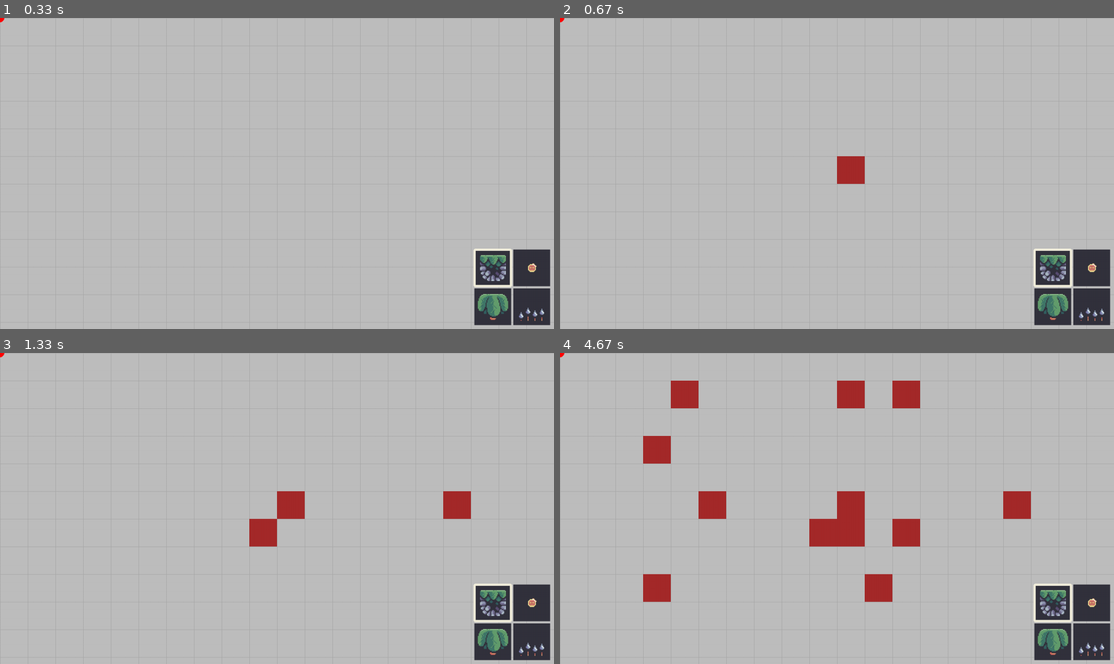
Above: before the commit, frames 1-4 (two rows, left to right).
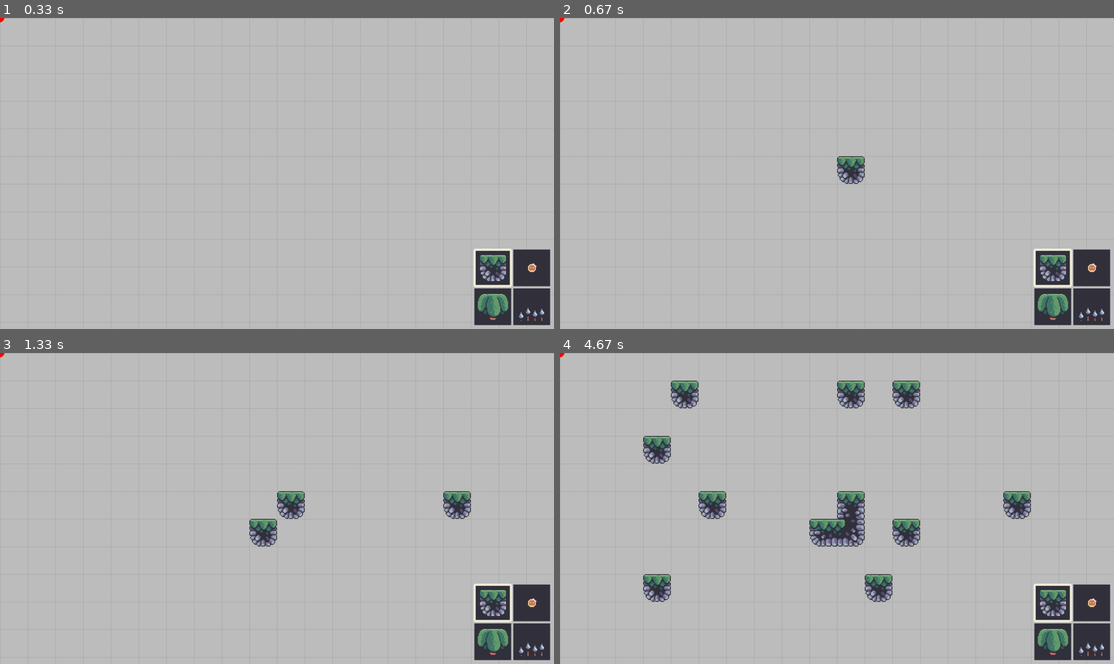
Above: after the commit, the same moments.

Repository: aidiary/pygame-tutorials
Game: pygame game, started from pirate_maker/main.py
The game is run twice, just before and just after one commit, with the same random seed, the same clock (stepped at 60 frames per second) and the same inputs.
Inputs (mouse positions are in pixels of both pictures, inside the frame that each line leads up to):
- Up to frame 1 (0.33 s): no input
- Up to frame 2 (0.67 s): click (837, 173) at 0.38 s
- Up to frame 3 (1.33 s): click (254, 520) at 0.72 s; click (454, 499) at 1.05 s
- Up to frame 4 (4.67 s): click (837, 530) at 1.38 s; click (704, 511) at 1.72 s; click (892, 576) at 2.05 s; click (665, 461) at 2.38 s; click (665, 580) at 2.72 s; click (920, 399) at 3.05 s; click (1041, 617) at 3.38 s; click (903, 536) at 3.72 s; click (692, 393) at 4.05 s; click (848, 402) at 4.38 s

Frame 1 is identical in both runs. In frame 2, 0.4% of the frame differs, in the area x 50-55%, y 44-54%; in frame 3, 1.3%; in frame 4, 5.3%, in the area x 15-85%, y 8-81%.

Commit message:
Draw the terrain

Diff:
--- a/pirate_maker/editor.py
+++ b/pirate_maker/editor.py
@@ -5,15 +5,25 @@
 from pygame.math import Vector2 as vector
 from pygame.mouse import get_pos as mouse_pos
 from pygame.mouse import get_pressed as mouse_buttons
-from settings import EDITOR_DATA, LINE_COLOR, TILE_SIZE, WINDOW_HEIGHT, WINDOW_WIDTH
+from settings import (
+    EDITOR_DATA,
+    LINE_COLOR,
+    NEIGHBOR_DIRECTIONS,
+    TILE_SIZE,
+    WINDOW_HEIGHT,
+    WINDOW_WIDTH,
+)
 
 
 class Editor:
-    def __init__(self):
+    def __init__(self, land_tiles):
         # main setup
         # Main.__init__()で作成済みのDisplay Surfaceを取得
         self.display_surface = pygame.display.get_surface()
         self.canvas_data = {}
+
+        # imports
+        self.land_tiles = land_tiles
 
         # navigation
         self.origin = vector()
@@ -49,6 +59,34 @@
             row = int(distance_to_origin.y / TILE_SIZE) - 1
 
         return col, row
+
+    def check_neighbors(self, cell_pos):
+        # create a local cluster
+        # 自分を中心として周囲3x3のマスを調べる
+        cluster_size = 3
+        # 周囲3x3のマスの実座標を得る
+        local_cluster = [
+            (
+                cell_pos[0] + col - int(cluster_size / 2),
+                cell_pos[1] + row - int(cluster_size / 2),
+            )
+            for col in range(cluster_size)
+            for row in range(cluster_size)
+        ]
+
+        # check neighbors
+        # 周囲のマスすべてが影響を受けるので隣のセルをチェック
+        for cell in local_cluster:
+            if cell in self.canvas_data:
+                self.canvas_data[cell].terrain_neighbors = []
+                # NEIGHBOR_DIRECTIONSには周囲8マスの相対位置が入っている
+                # forループで全方位を調べる
+                for name, side in NEIGHBOR_DIRECTIONS.items():
+                    neighbor_cell = (cell[0] + side[0], cell[1] + side[1])
+                    # 隣のセルにterrainがあるか？あったら方向のアルファベットを追加
+                    if neighbor_cell in self.canvas_data:
+                        if self.canvas_data[neighbor_cell].has_terrain:
+                            self.canvas_data[cell].terrain_neighbors.append(name)
 
     # input
     def event_loop(self):
@@ -121,6 +159,9 @@
                 else:
                     # 何もないセルだったら新しくCanvasTileを作る
                     self.canvas_data[current_cell] = CanvasTile(self.selection_index)
+
+                # 周囲のマスを調べて繋がりがあるか調べる
+                self.check_neighbors(current_cell)
                 self.last_selected_cell = current_cell
 
     def draw_tile_lines(self):
@@ -168,9 +209,12 @@
 
             # terrain
             if tile.has_terrain:
-                test_surf = pygame.Surface((TILE_SIZE, TILE_SIZE))
-                test_surf.fill("brown")
-                self.display_surface.blit(test_surf, pos)
+                # 周囲にTerrainがあって接続したら画像を変える処理
+                terrain_string = "".join(tile.terrain_neighbors)
+                terrain_style = (
+                    terrain_string if terrain_string in self.land_tiles else "X"
+                )
+                self.display_surface.blit(self.land_tiles[terrain_style], pos)
 
             # coins
             if tile.coin:
--- a/pirate_maker/main.py
+++ b/pirate_maker/main.py
@@ -2,6 +2,7 @@
 from editor import Editor
 from pygame.image import load
 from settings import WINDOW_HEIGHT, WINDOW_WIDTH
+from support import import_folder_dict
 
 
 class Main:
@@ -9,14 +10,18 @@
         pygame.init()
         self.display_surface = pygame.display.set_mode((WINDOW_WIDTH, WINDOW_HEIGHT))
         self.clock = pygame.time.Clock()
+        self.imports()
 
-        self.editor = Editor()
+        self.editor = Editor(self.land_tiles)
 
         # マウスカーソルを変更
         surf = load("graphics/cursors/mouse.png").convert_alpha()
         # カーソル画像の (0, 0) をクリックできるエリアとして指定
         cursor = pygame.cursors.Cursor((0, 0), surf)
         pygame.mouse.set_cursor(cursor)
+
+    def imports(self):
+        self.land_tiles = import_folder_dict("graphics/terrain/land")
 
     def run(self):
         while True:
--- /dev/null
+++ b/pirate_maker/support.py
@@ -0,0 +1,27 @@
+import os
+
+import pygame
+
+
+def import_folder(path):
+    surface_list = []
+
+    for _, _, img_files in os.walk(path):
+        for image_name in img_files:
+            full_path = path + "/" + image_name
+            image_surf = pygame.image.load(full_path)
+            surface_list.append(image_surf)
+
+    return surface_list
+
+
+def import_folder_dict(path):
+    surface_dict = {}
+
+    for _, _, img_files in os.walk(path):
+        for image_name in img_files:
+            full_path = path + "/" + image_name
+            image_surf = pygame.image.load(full_path)
+            surface_dict[image_name.split(".")[0]] = image_surf
+
+    return surface_dict
